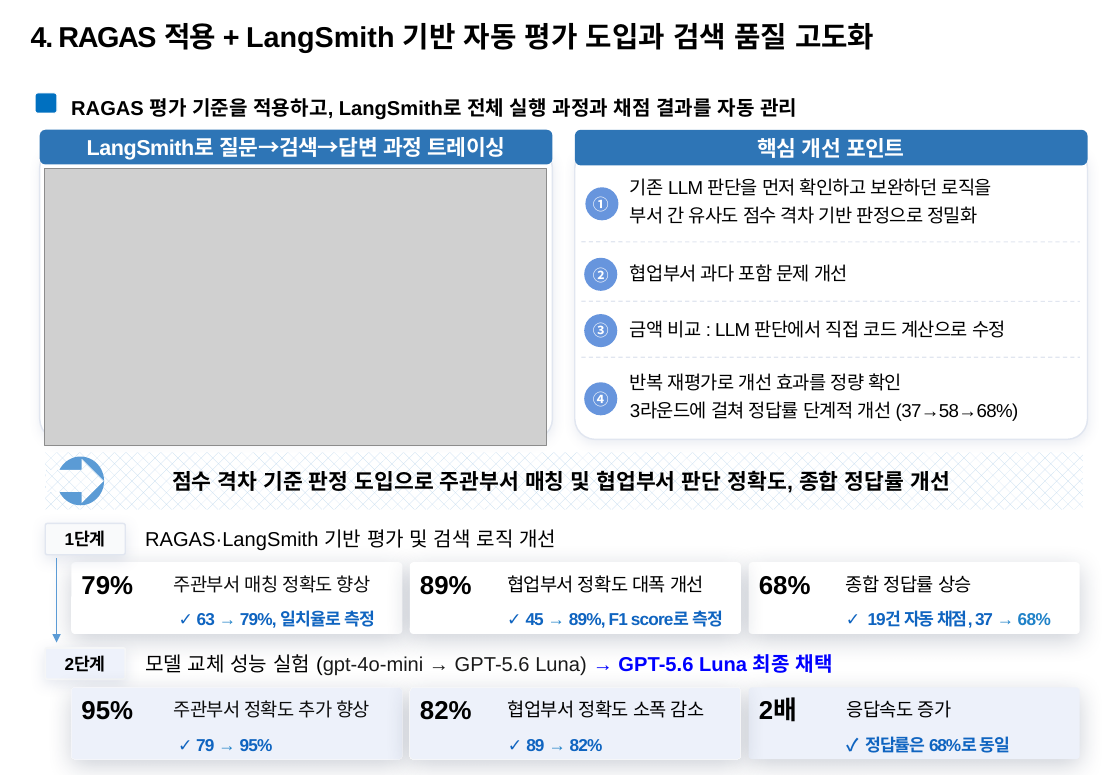
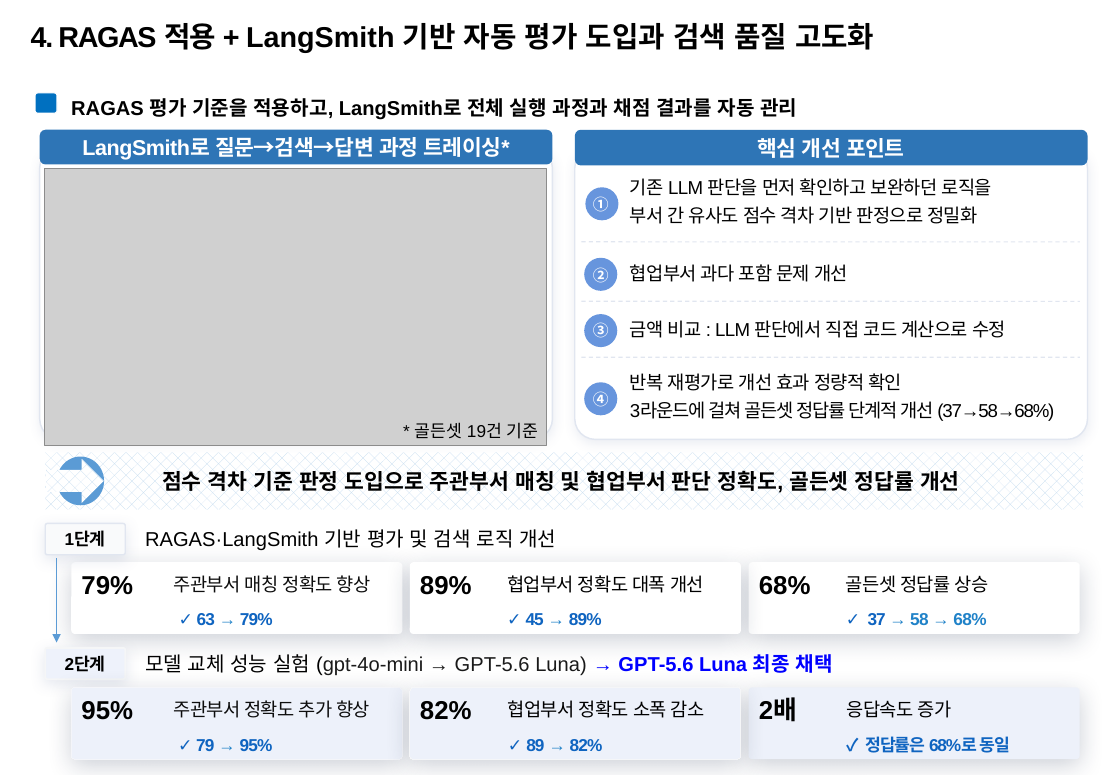
Before and after one commit to temmi81-hue/department-ragas, a slide deck: slide 5 of presentation/260916_AI활용_업무지침네비게이터_5차 수정.pptx. Drawn at 1120x775 pixels with LibreOffice and Linux fonts; fonts in the diff are those of the drawing; grey boxes stand for pictures; background and template pictures are left out. Boxes give left, top, right and bottom in pixels: in the first picture for what was removed or moved away, otherwise in the second. Text is boxed around its words. In the diff, an @@ line names an element or a change of style, - is before the commit and + after.

```diff
--- a/presentation/260916_AI활용_업무지침네비게이터_5차 수정.pptx
+++ b/presentation/260916_AI활용_업무지침네비게이터_5차 수정.pptx
@@ text in rounded rectangle at (82, 137, 509, 160): text changed @@
-LangSmith로 질문→검색→답변 과정 트레이싱
+LangSmith로 질문→검색→답변 과정 트레이싱*
@@ text at (630, 373, 1054, 421): text changed @@
-반복 재평가로 개선 효과를 정량 확인
-3라운드에 걸쳐 정답률 단계적 개선 (37→58→68%)
+반복 재평가로 개선 효과 정량적 확인
+3라운드에 걸쳐 골든셋 정답률 단계적 개선 (37→58→68%)
@@ text added at (415, 422, 539, 439), 12 pt, text #000000 @@
+* 골든셋 19건 기준
@@ text at (162, 469, 960, 493): text changed @@
-점수 격차 기준 판정 도입으로 주관부서 매칭 및 협업부서 판단 정확도, 종합 정답률 개선
+점수 격차 기준 판정 도입으로 주관부서 매칭 및 협업부서 판단 정확도, 골든셋 정답률 개선
@@ text at (846, 575, 989, 593): text changed @@
-종합 정답률 상승
+골든셋 정답률 상승
@@ text at (197, 613, 273, 625): text changed @@
-✓ 63 → 79%, 일치율로 측정
+✓ 63 → 79%
@@ text at (526, 613, 602, 625): text changed @@
-✓ 45 → 89%, F1 score로 측정
+✓ 45 → 89%
@@ text at (868, 613, 986, 625): text changed; text colour #0F64C0 to #2082C8 @@
-✓ 19건 자동 채점, 37 → 68%
+✓ 37 → 58 → 68%
```
Also in this commit, not shown: 5 other files.
